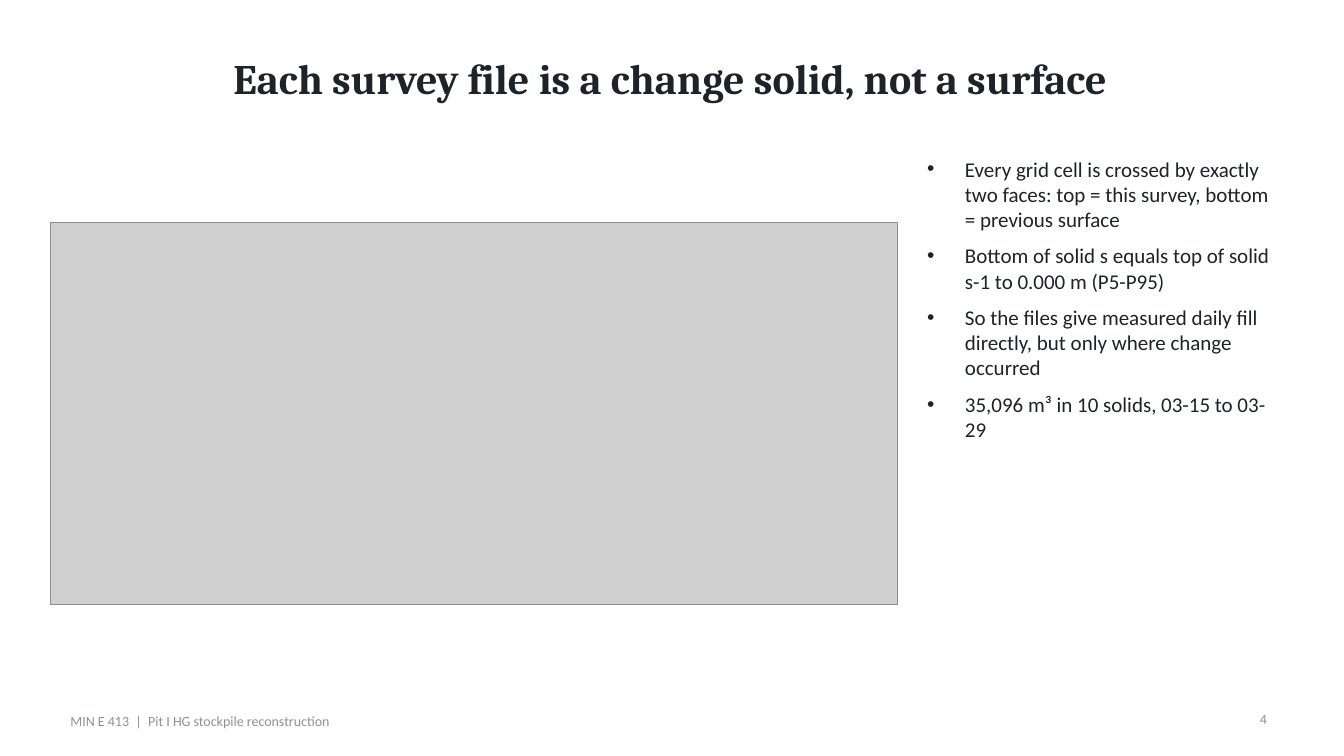
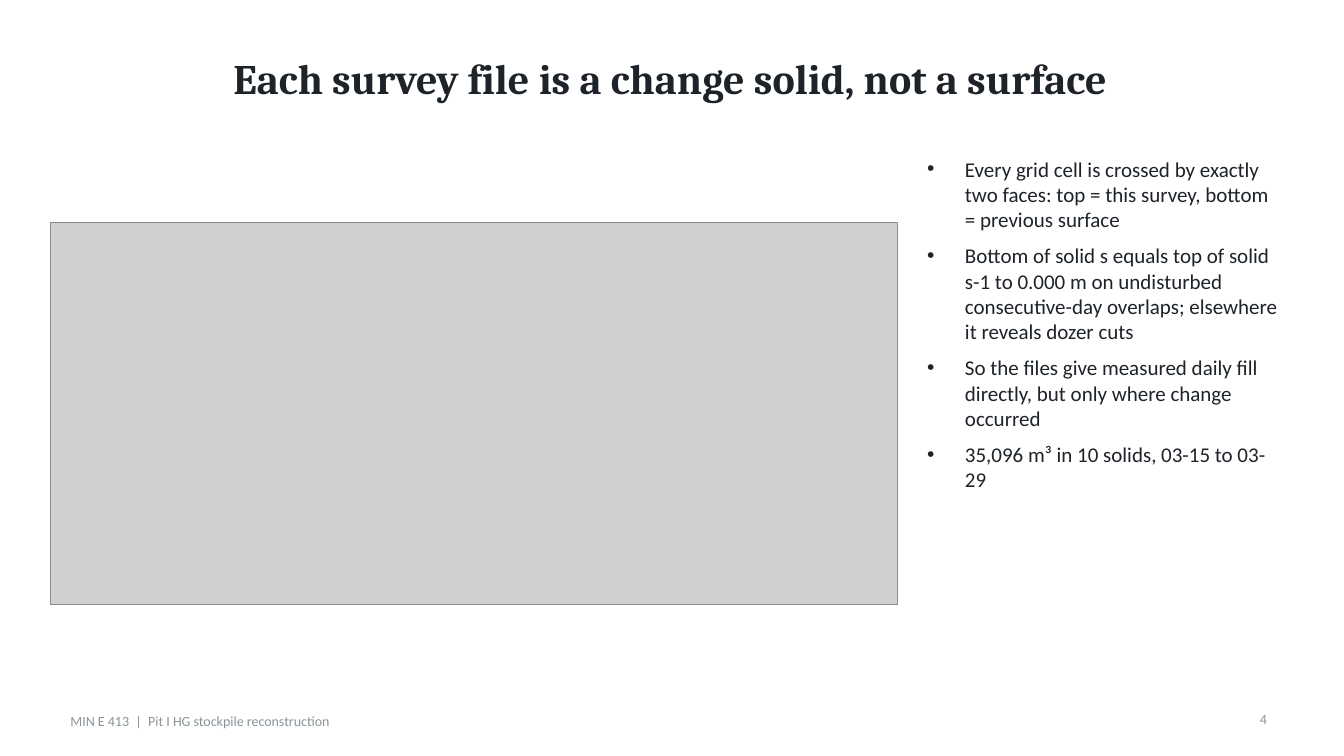
Before and after one commit to evreythi/mine413, a slide deck: slide 4 of docs/build/D7_Presentation.pptx. Drawn at 1344x756 pixels with LibreOffice and Linux fonts; fonts in the diff are those of the drawing; grey boxes stand for pictures. Boxes give left, top, right and bottom in pixels: in the first picture for what was removed or moved away, otherwise in the second. Text is boxed around its words. In the diff, an @@ line names an element or a change of style, - is before the commit and + after.

```diff
--- a/docs/build/D7_Presentation.pptx
+++ b/docs/build/D7_Presentation.pptx
@@ text at (x1=965, y1=248, x2=1277, y2=339): text changed @@
-• Bottom of solid s equals top of solid s-1 to 0.000 m (P5-P95)
+• Bottom of solid s equals top of solid s-1 to 0.000 m on undisturbed consecutive-day overlaps; elsewhere it reveals dozer cuts
```
Also in this commit, not shown: 2 other slides changed, 41 other files.
